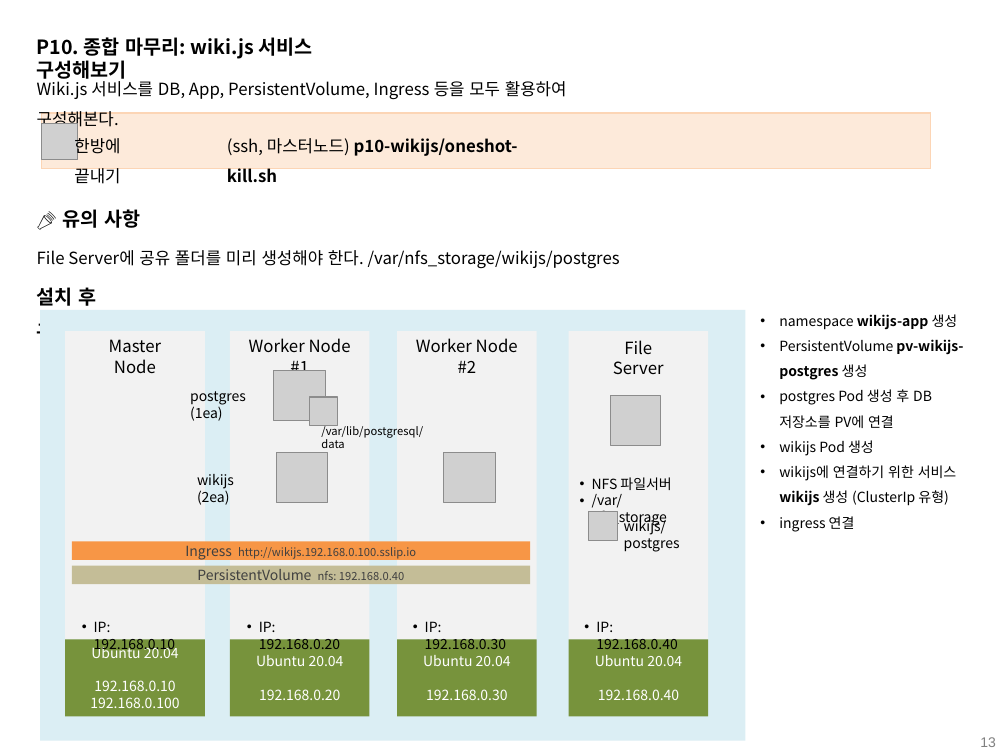
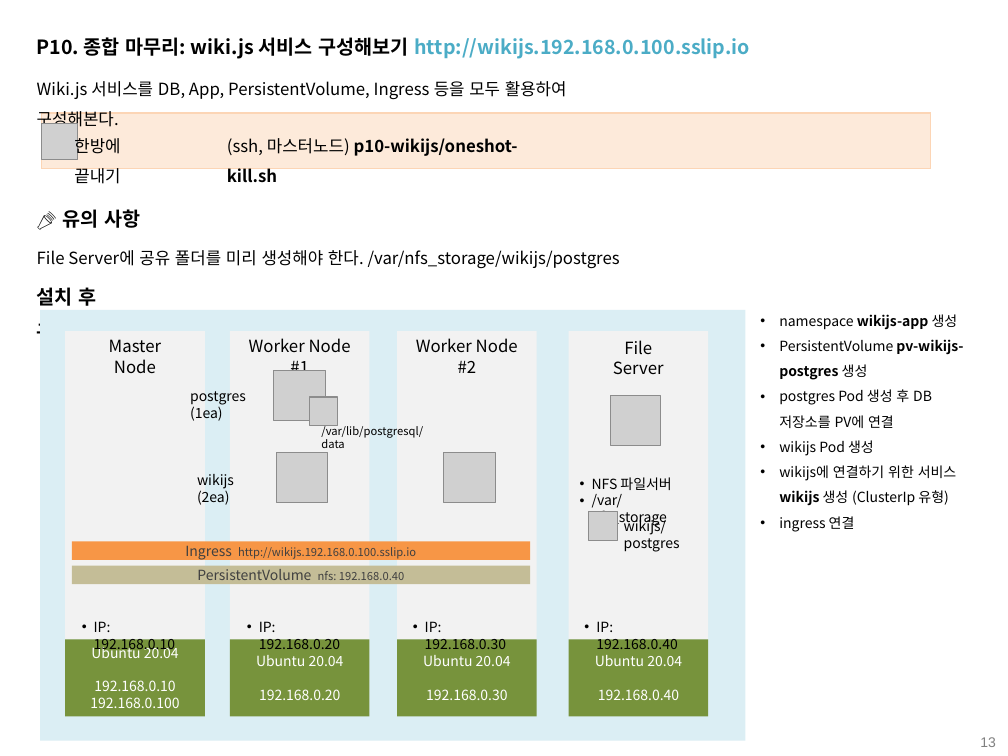
Before and after one commit to grollcake/k8s-practice, a slide deck: slide 13 of k8s practice.pptx. Drawn at 1008x756 pixels with LibreOffice and Linux fonts; fonts in the diff are those of the drawing; grey boxes stand for pictures. Boxes give left, top, right and bottom in pixels: in the first picture for what was removed or moved away, otherwise in the second. Text is boxed around its words. In the diff, an @@ line names an element or a change of style, - is before the commit and + after.

```diff
--- a/k8s practice.pptx
+++ b/k8s practice.pptx
@@ text at [37, 37, 750, 59]: text changed; text colour #000000 to #4BACC6 @@
-P10. 종합 마무리: wiki.js 서비스 구성해보기
+P10. 종합 마무리: wiki.js 서비스 구성해보기 http://wikijs.192.168.0.100.sslip.io
```
Also in this commit, not shown: 2 other files.
